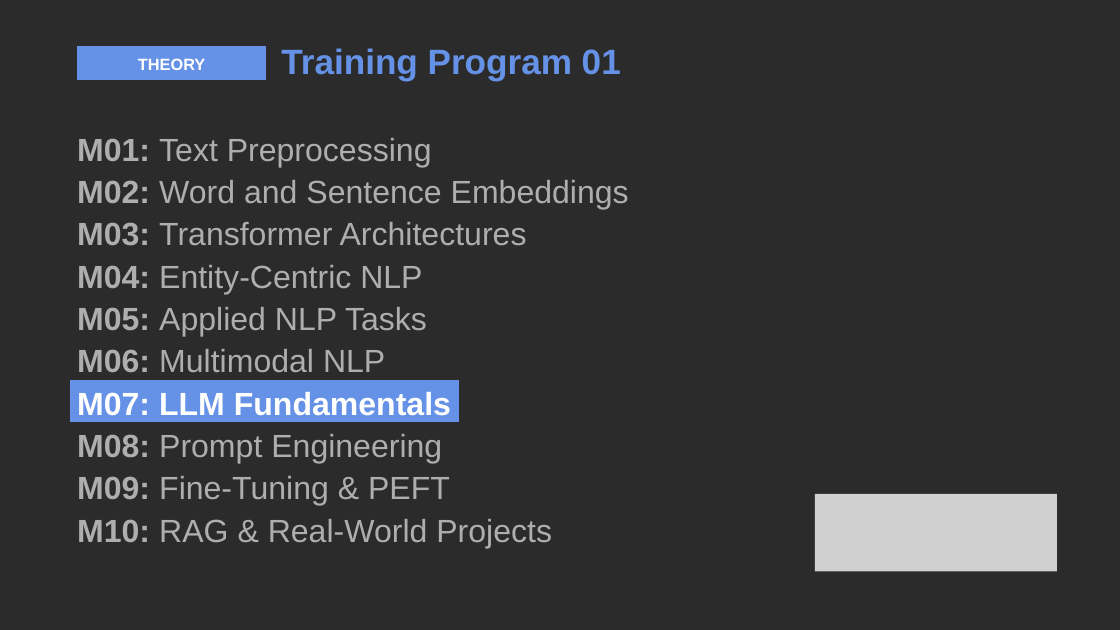
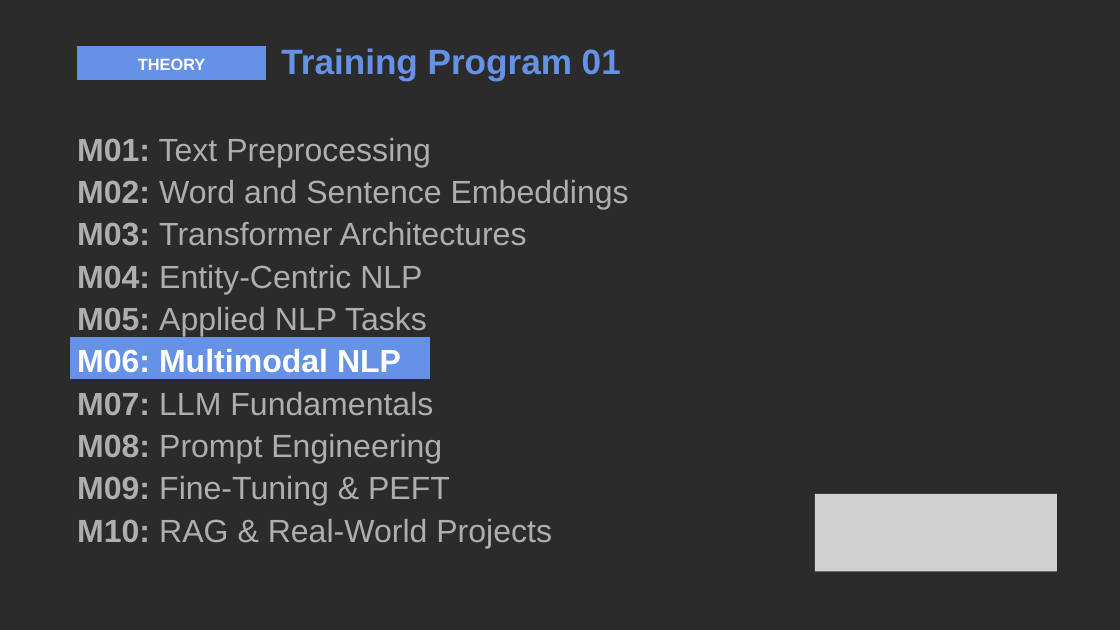
Before and after one commit to rausejop/ai, a slide deck: slide 2 of M06 Multimodal NLP/DEF_M06 Multimodal NLP.pptx. Drawn at 1120x630 pixels with LibreOffice and Linux fonts; fonts in the diff are those of the drawing; grey boxes stand for pictures; background and template pictures are left out; a plain dark background stands for a picture behind light text. Boxes give left, top, right and bottom in pixels: in the first picture for what was removed or moved away, otherwise in the second. Text is boxed around its words. In the diff, an @@ line names an element or a change of style, - is before the commit and + after.

```diff
--- a/M06 Multimodal NLP/DEF_M06 Multimodal NLP.pptx
+++ b/M06 Multimodal NLP/DEF_M06 Multimodal NLP.pptx
@@ freeform shape resized from (x1=70, y1=380, x2=459, y2=422) to (x1=70, y1=337, x2=430, y2=379) @@
@@ text at (x1=77, y1=349, x2=433, y2=415): text colour #AEAEAE to #FFFFFF in "M06: Multimodal NLP"; bold on in "Multimodal NLP"; text colour #FFFFFF to #AEAEAE in "M07: LLM Fundamentals"; bold off in "LLM Fundamentals" @@
```
Also in this commit, not shown: 1 other slide changed, 20 slides added, 28 slides removed, 1 other file.
